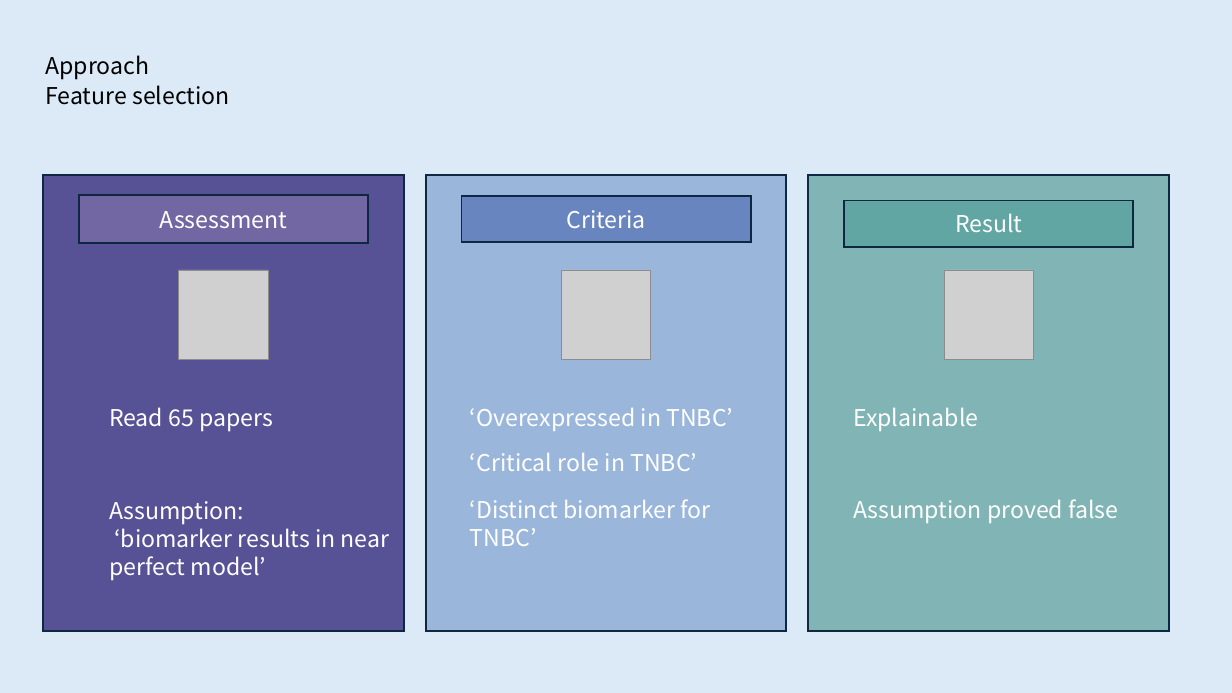
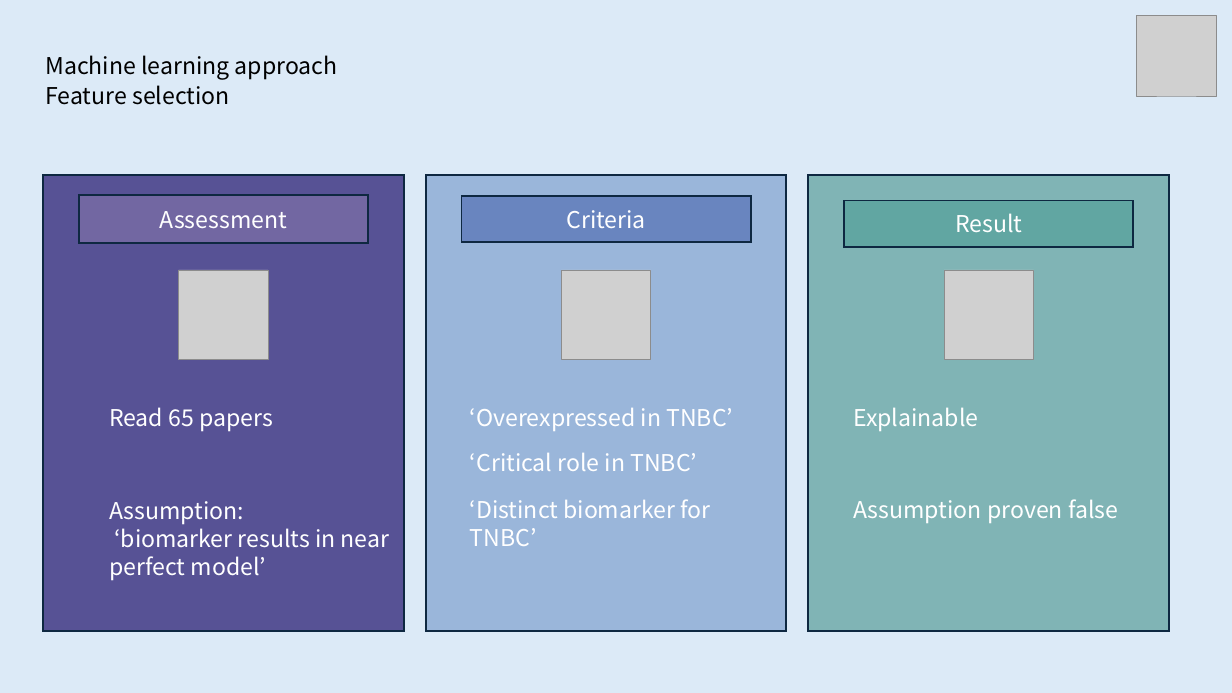
Before and after one commit to rhlt/tnbc, a slide deck: slide 10 of CapstoneProject_FinalPresentation.pptx. Drawn at 1232x693 pixels with LibreOffice and Linux fonts; fonts in the diff are those of the drawing; grey boxes stand for pictures. Boxes give left, top, right and bottom in pixels: in the first picture for what was removed or moved away, otherwise in the second. Text is boxed around its words. In the diff, an @@ line names an element or a change of style, - is before the commit and + after.

```diff
--- a/CapstoneProject_FinalPresentation.pptx
+++ b/CapstoneProject_FinalPresentation.pptx
@@ picture added at [1137, 16, 1217, 96] @@
@@ text at [45, 55, 338, 79]: text changed @@
-Approach
+Machine learning approach
@@ text at [853, 499, 1118, 523]: text changed @@
-Assumption proved false
+Assumption proven false
```
Also in this commit, not shown: 14 other slides changed, 4 slides added, 2 slides removed, 1 other file.
